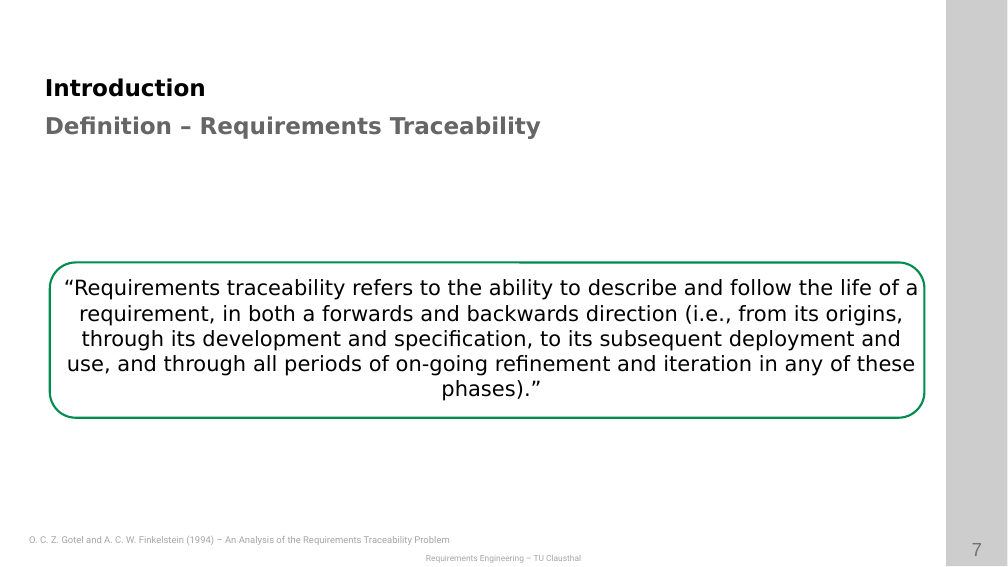
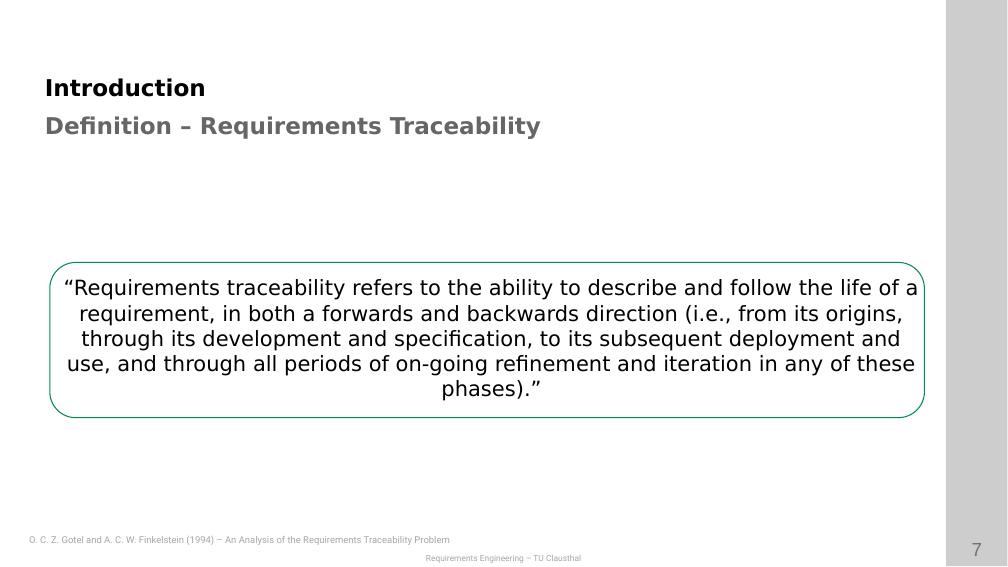
Before and after one commit to ETCE-LAB/teaching-material, a slide deck: slide 7 of Requirements-Engineering/RE-L11_Traceability.pptx. Drawn at 1008x567 pixels with LibreOffice and Linux fonts; fonts in the diff are those of the drawing; background and template pictures are left out. Boxes give left, top, right and bottom in pixels: in the first picture for what was removed or moved away, otherwise in the second. Text is boxed around its words. In the diff, an @@ line names an element or a change of style, - is before the commit and + after.

```diff
--- a/Requirements-Engineering/RE-L11_Traceability.pptx
+++ b/Requirements-Engineering/RE-L11_Traceability.pptx
@@ rounded rectangle at <box>50,262,925,417</box>: outline #008C4F 2 pt to #008C4F 1 pt @@
```
Also in this commit, not shown: 6 other slides changed, 1 other file.
